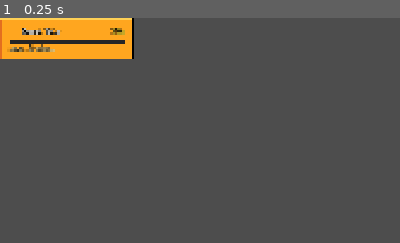
Above: before the commit, frame 1.
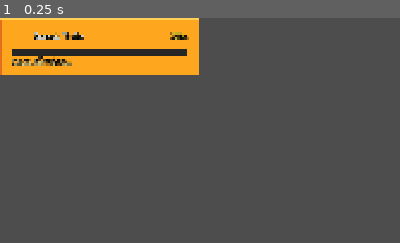
Above: after the commit, the same moment.

Repository: dctrngg/concert
Game: Godot game, scene res://Scene/quest_hud_item.tscn
Same seed, same stepped clock (60 frames per second), same inputs: the game is played once before the commit and once after it. This scene is started directly instead of the project's main scene. Sound files missing from this copy of the repository are replaced by a short silence.
Inputs:
- Up to frame 1 (0.25 s): no input
The pictures show only the part of the screen within x 0-50%, y 0-50%; the shares and areas given below are measured in that part.

The runs differ from the first frame. In frame 1, 8.8% of the frame differs, in the area x 0-50%, y 0-26%.

Commit message:
style: scale up quest HUD tracker box and typography by 1.5x for crystal-clear readability

Diff:
--- a/Scene/hud.tscn
+++ b/Scene/hud.tscn
@@ -168,12 +168,12 @@
 
 [node name="QuestListContainer" type="VBoxContainer" parent="Control"]
 layout_mode = 0
-offset_left = -350.0
+offset_left = -510.0
 offset_top = 15.0
 offset_right = -20.0
 anchor_left = 1.0
 anchor_right = 1.0
 grow_horizontal = 0
-theme_override_constants/separation = 10
+theme_override_constants/separation = 14
 
 [node name="LevelResultDialog" parent="." instance=ExtResource("2_result_dialog")]
--- a/Scene/quest_hud_item.tscn
+++ b/Scene/quest_hud_item.tscn
@@ -8,69 +8,72 @@
 
 [sub_resource type="StyleBoxTexture" id="StyleBoxTexture_panel"]
 texture = ExtResource("2_frame_tex")
-texture_margin_left = 14.0
-texture_margin_top = 14.0
-texture_margin_right = 14.0
-texture_margin_bottom = 14.0
+texture_margin_left = 16.0
+texture_margin_top = 16.0
+texture_margin_right = 16.0
+texture_margin_bottom = 16.0
 axis_stretch_horizontal = 1
 axis_stretch_vertical = 1
 
 [sub_resource type="LabelSettings" id="LabelSettings_title"]
 font = ExtResource("5_pixel_font")
-font_size = 26
+font_size = 34
 font_color = Color(1, 0.98, 0.92, 1)
-outline_size = 5
+outline_size = 6
 outline_color = Color(0, 0, 0, 1)
+line_spacing = 8.0
 
 [sub_resource type="LabelSettings" id="LabelSettings_time"]
 font = ExtResource("5_pixel_font")
-font_size = 26
+font_size = 34
 font_color = Color(1, 0.85, 0.2, 1)
-outline_size = 5
+outline_size = 6
 outline_color = Color(0, 0, 0, 1)
 
 [sub_resource type="StyleBoxTexture" id="StyleBoxTexture_bar_bg"]
 texture = ExtResource("3_bar_bg_tex")
+texture_margin_left = 4.0
+texture_margin_top = 4.0
+texture_margin_right = 4.0
+texture_margin_bottom = 4.0
+
+[sub_resource type="StyleBoxTexture" id="StyleBoxTexture_bar_fill"]
+texture = ExtResource("4_bar_fill_tex")
 texture_margin_left = 3.0
 texture_margin_top = 3.0
 texture_margin_right = 3.0
 texture_margin_bottom = 3.0
 
-[sub_resource type="StyleBoxTexture" id="StyleBoxTexture_bar_fill"]
-texture = ExtResource("4_bar_fill_tex")
-texture_margin_left = 2.0
-texture_margin_top = 2.0
-texture_margin_right = 2.0
-texture_margin_bottom = 2.0
-
 [sub_resource type="LabelSettings" id="LabelSettings_status"]
 font = ExtResource("5_pixel_font")
-font_size = 22
-font_color = Color(1, 0.85, 0.5, 1)
-outline_size = 4
+font_size = 28
+font_color = Color(1, 0.88, 0.52, 1)
+outline_size = 5
 outline_color = Color(0, 0, 0, 1)
+line_spacing = 8.0
 
 [node name="QuestHudItem" type="PanelContainer" unique_id=2111814307]
-custom_minimum_size = Vector2(320, 0)
+custom_minimum_size = Vector2(480, 0)
 theme_override_styles/panel = SubResource("StyleBoxTexture_panel")
 script = ExtResource("1_item_script")
 
 [node name="MarginContainer" type="MarginContainer" parent="." unique_id=1290496437]
 layout_mode = 2
-theme_override_constants/margin_left = 8
-theme_override_constants/margin_top = 6
-theme_override_constants/margin_right = 8
-theme_override_constants/margin_bottom = 6
+theme_override_constants/margin_left = 14
+theme_override_constants/margin_top = 10
+theme_override_constants/margin_right = 14
+theme_override_constants/margin_bottom = 10
 
 [node name="VBox" type="VBoxContainer" parent="MarginContainer" unique_id=459426012]
 layout_mode = 2
-theme_override_constants/separation = 6
+theme_override_constants/separation = 10
 
 [node name="TitleRow" type="HBoxContainer" parent="MarginContainer/VBox" unique_id=1710393732]
 layout_mode = 2
+theme_override_constants/separation = 10
 
 [node name="QuestIcon" type="TextureRect" parent="MarginContainer/VBox/TitleRow" unique_id=987654321]
-custom_minimum_size = Vector2(28, 28)
+custom_minimum_size = Vector2(40, 40)
 layout_mode = 2
 expand_mode = 1
 stretch_mode = 5
@@ -88,7 +91,7 @@
 label_settings = SubResource("LabelSettings_time")
 
 [node name="TimeBar" type="ProgressBar" parent="MarginContainer/VBox" unique_id=706672536]
-custom_minimum_size = Vector2(0, 10)
+custom_minimum_size = Vector2(0, 16)
 layout_mode = 2
 theme_override_styles/background = SubResource("StyleBoxTexture_bar_bg")
 theme_override_styles/fill = SubResource("StyleBoxTexture_bar_fill")
